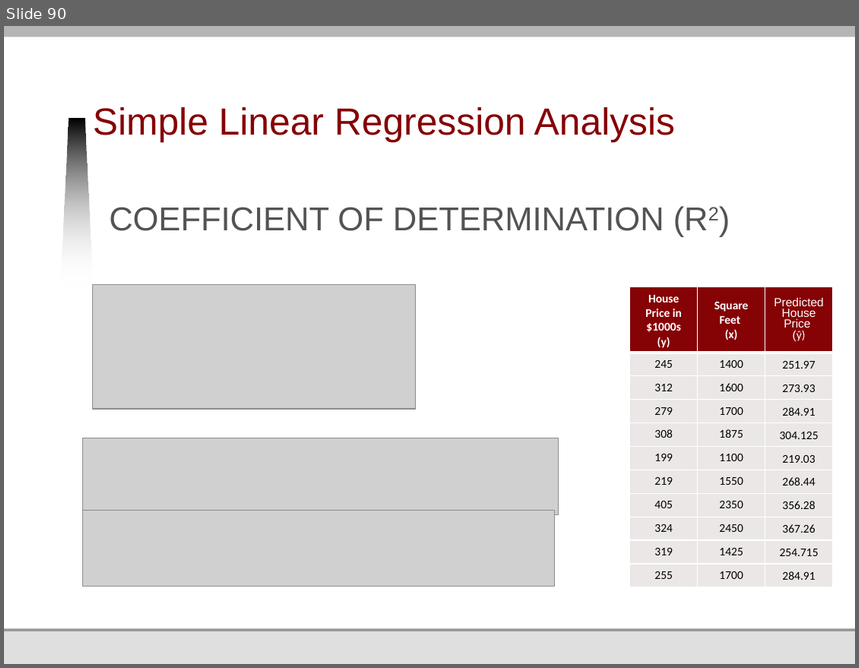
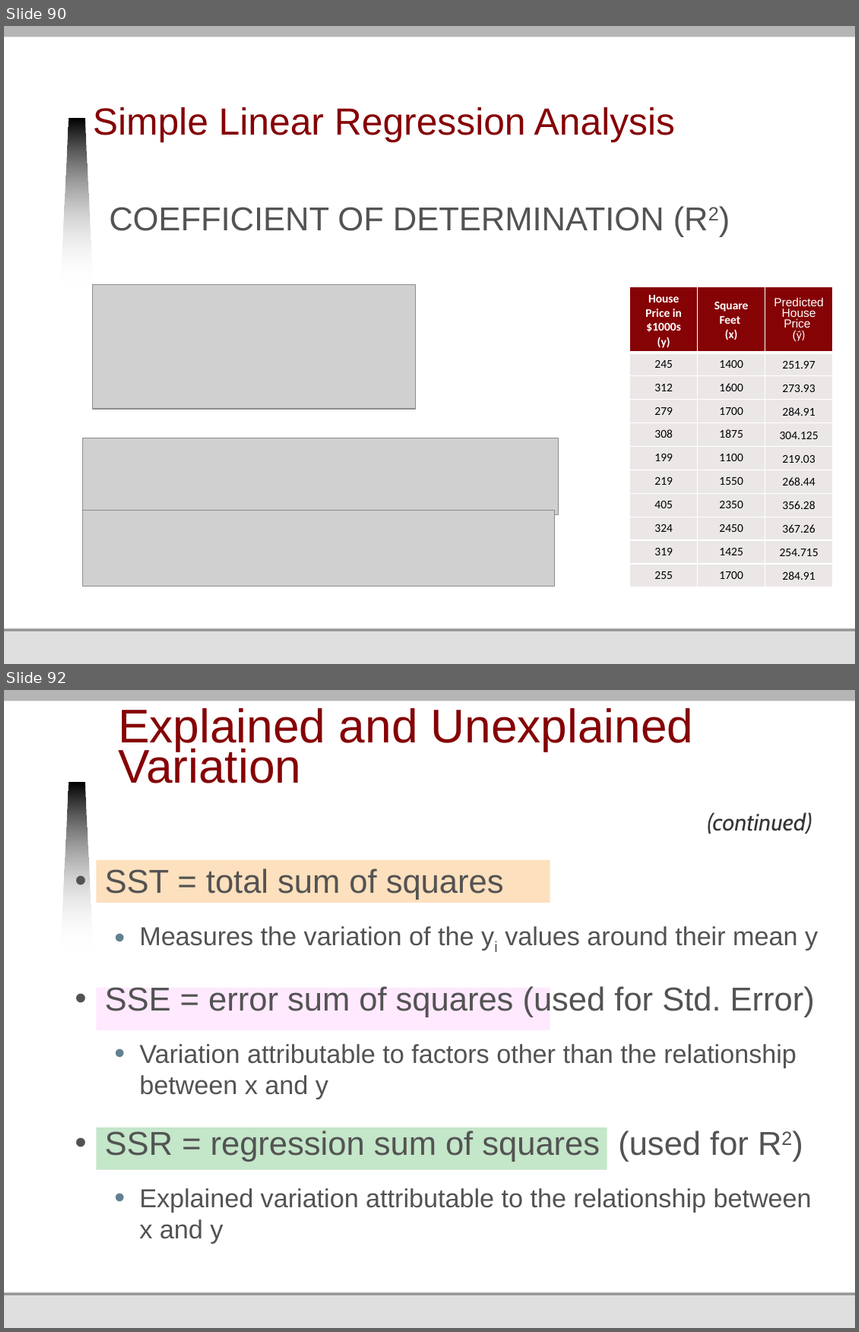
Before and after one commit to jmankoff/data, a slide deck: Lectures/9 Correlation and Regression.pptx. Shown one above the other, each under a label of ours: slide 90 before the commit, slides 90 and 92 after it; the slides between them are not shown. The pictures are 859x668 and 859x1332 pixels, drawn with LibreOffice and Linux fonts; fonts in the diff are those of the drawing; grey boxes stand for pictures; background and template pictures are left out. Boxes give left, top, right and bottom in pixels: in the first picture for what was removed or moved away, otherwise in the second. Text is boxed around its words. In the diff, an @@ line names an element or a change of style, - is before the commit and + after.

Commit message:
added material on how to show causality and std error

```diff
--- a/Lectures/9 Correlation and Regression.pptx
+++ b/Lectures/9 Correlation and Regression.pptx
@@ slide 92 added at <box>4,690,855,1328</box>, background #FFFFFF; not listed: 6 template elements that a slide beside it also shows @@
@@ title added at <box>118,708,694,783</box>, 40 pt, text #850205 @@
+Explained and Unexplained Variation
@@ text added at <box>708,812,813,834</box>, 20 pt, text #363636, italic @@
+(continued)
@@ rectangle added at <box>96,860,550,903</box>, fill #FDE0BD @@
@@ text added at <box>105,869,818,1244</box>, 22 pt, text #535353 @@
+• SST = total sum of squares
+  • Measures the variation of the yi values around their mean y
+• SSE = error sum of squares (used for Std. Error)
+  • Variation attributable to factors other than the relationship between x and y
+• SSR = regression sum of squares (used for R2)
+  • Explained variation attributable to the relationship between x and y
@@ rectangle added at <box>96,988,550,1030</box>, fill #FFE9FF @@
@@ rectangle added at <box>96,1128,607,1170</box>, fill #C4E6C9 @@
```
Also in this commit, not shown: 2 slides changed, 7 other slides added, 1 slide removed.
